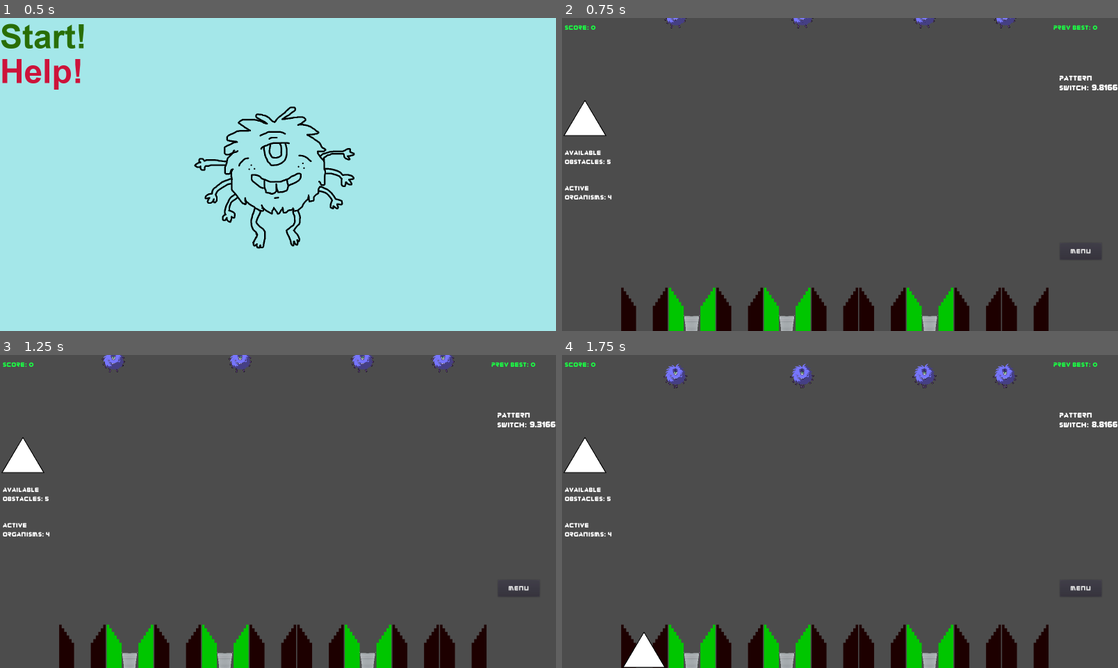
Above: before the commit, frames 1-4 (two rows, left to right).
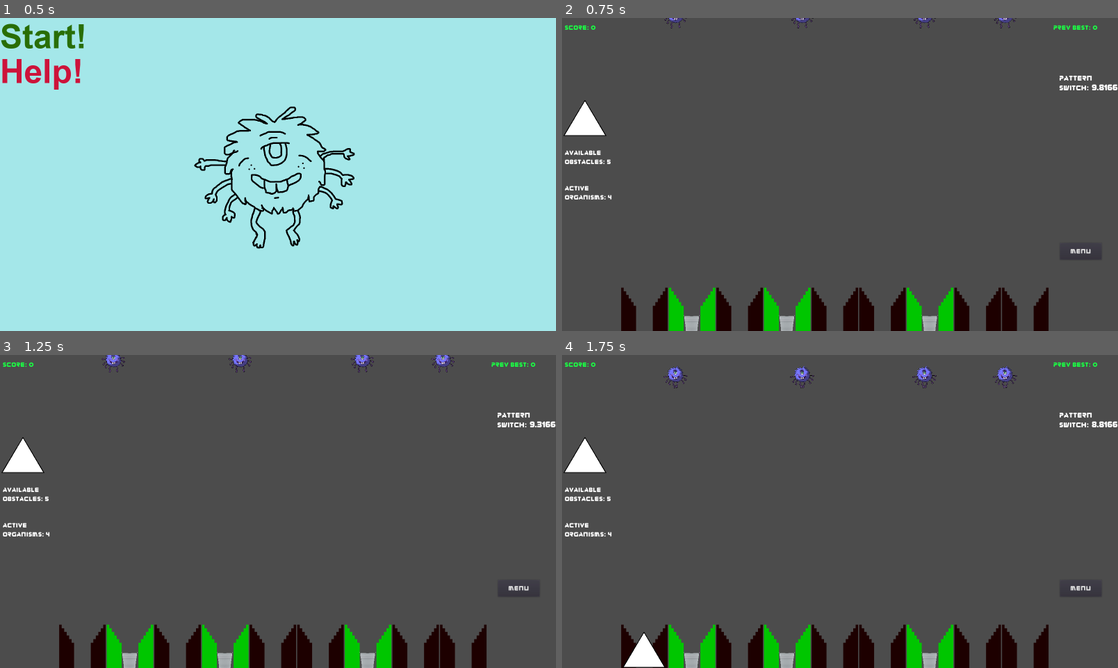
Above: after the commit, the same moments.

Repository: TreyDettmer/UP-Game-Jam-22
Game: Godot game, scene res://Scenes/MainMenu.tscn
The game is run twice, just before and just after one commit, with the same random seed, the same clock (stepped at 60 frames per second) and the same inputs.
Inputs (mouse positions are in pixels of both pictures, inside the frame that each line leads up to):
- Up to frame 1 (0.5 s): no input
- Up to frame 2 (0.75 s): click "Start!" at 0.5 s
- Up to frame 3 (1.25 s): no input
- Up to frame 4 (1.75 s): drag from (584, 470) to (645, 664) at 1.27 s

Frame 1 is identical in both runs. In frame 2, 0.2% of the frame differs, in the area x 18-82%, y 0-3%; in frame 3, 0.4%; in frame 4, 0.5%, in the area x 18-82%, y 2-10%.

Commit message:
fixed organism sprite size issue

Diff:
--- a/Project/Scenes/Organism.tscn
+++ b/Project/Scenes/Organism.tscn
@@ -279,11 +279,13 @@
 texture = ExtResource( 3 )
 
 [node name="Creaturesprite_main_color" type="Sprite" parent="."]
-scale = Vector2( 0.08, 0.08 )
+position = Vector2( -0.139999, -2.88 )
+scale = Vector2( 0.06, 0.06 )
 texture = ExtResource( 11 )
 
 [node name="Creaturesprite_secondary_color" type="Sprite" parent="."]
-scale = Vector2( 0.08, 0.08 )
+position = Vector2( -0.139999, -2.88 )
+scale = Vector2( 0.06, 0.06 )
 texture = ExtResource( 12 )
 
 [connection signal="body_entered" from="." to="." method="_on_Organism_body_entered"]
